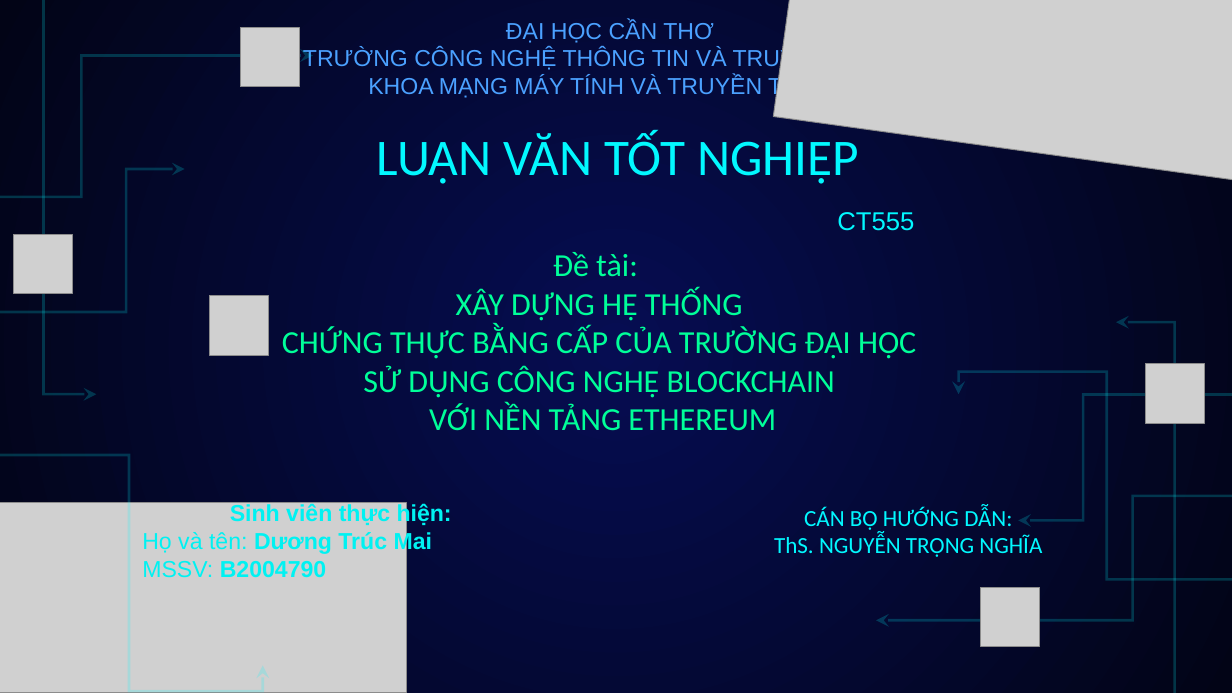
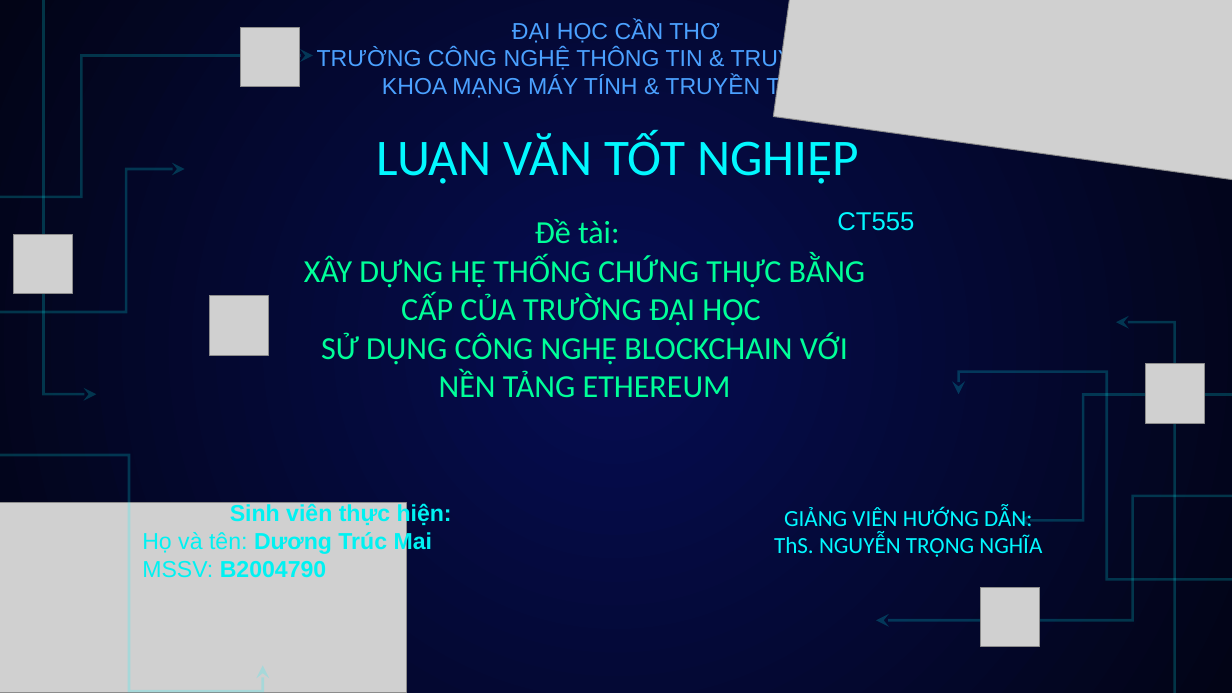
Before and after one commit to duongtrucmai/My-Thesis-about-Blockchain, a slide deck: slide 1 of Report/B2004790-Dương Trúc Mai-XÂY DỰNG HỆ THỐNG CHỨNG THỰC BẰNG CẤP CỦA TRƯỜNG ĐẠI HỌC SỬ DỤNG CÔNG NGHỆ BLOCKCHAIN VÀ NỀN TẢNG ETHEREUM.pptx. Drawn at 1232x693 pixels with LibreOffice and Linux fonts; fonts in the diff are those of the drawing; grey boxes stand for pictures. Boxes give left, top, right and bottom in pixels: in the first picture for what was removed or moved away, otherwise in the second. Text is boxed around its words. In the diff, an @@ line names an element or a change of style, - is before the commit and + after.

```diff
--- a/Report/B2004790-Dương Trúc Mai-XÂY DỰNG HỆ THỐNG CHỨNG THỰC BẰNG CẤP CỦA TRƯỜNG ĐẠI HỌC SỬ DỤNG CÔNG NGHỆ BLOCKCHAIN VÀ NỀN TẢNG ETHEREUM.pptx
+++ b/Report/B2004790-Dương Trúc Mai-XÂY DỰNG HỆ THỐNG CHỨNG THỰC BẰNG CẤP CỦA TRƯỜNG ĐẠI HỌC SỬ DỤNG CÔNG NGHỆ BLOCKCHAIN VÀ NỀN TẢNG ETHEREUM.pptx
@@ text "ĐẠI HỌC CẦN THƠ" moved from (x1=303, y1=20, x2=851, y2=100) to (x1=317, y1=20, x2=849, y2=100) @@
@@ text at (x1=317, y1=48, x2=849, y2=100): text changed @@
-TRƯỜNG CÔNG NGHỆ THÔNG TIN VÀ TRUYỀN THÔNG
-KHOA MẠNG MÁY TÍNH VÀ TRUYỀN THÔNG
+TRƯỜNG CÔNG NGHỆ THÔNG TIN & TRUYỀN THÔNG
+KHOA MẠNG MÁY TÍNH & TRUYỀN THÔNG
@@ text "Đề tài:" moved from (x1=282, y1=252, x2=916, y2=431) to (x1=304, y1=219, x2=866, y2=398) @@
@@ text at (x1=304, y1=255, x2=866, y2=398): text changed @@
-XÂY DỰNG HỆ THỐNG
-CHỨNG THỰC BẰNG CẤP CỦA TRƯỜNG ĐẠI HỌC
-SỬ DỤNG CÔNG NGHỆ BLOCKCHAIN
-VỚI NỀN TẢNG ETHEREUM
+XÂY DỰNG HỆ THỐNG CHỨNG THỰC BẰNG CẤP CỦA TRƯỜNG ĐẠI HỌC
+SỬ DỤNG CÔNG NGHỆ BLOCKCHAIN VỚI NỀN TẢNG ETHEREUM
@@ text at (x1=784, y1=506, x2=1032, y2=532): text changed @@
-CÁN BỘ HƯỚNG DẪN:
+GIẢNG VIÊN HƯỚNG DẪN:
```
Also in this commit, not shown: 2 other slides changed, 1 other file.
